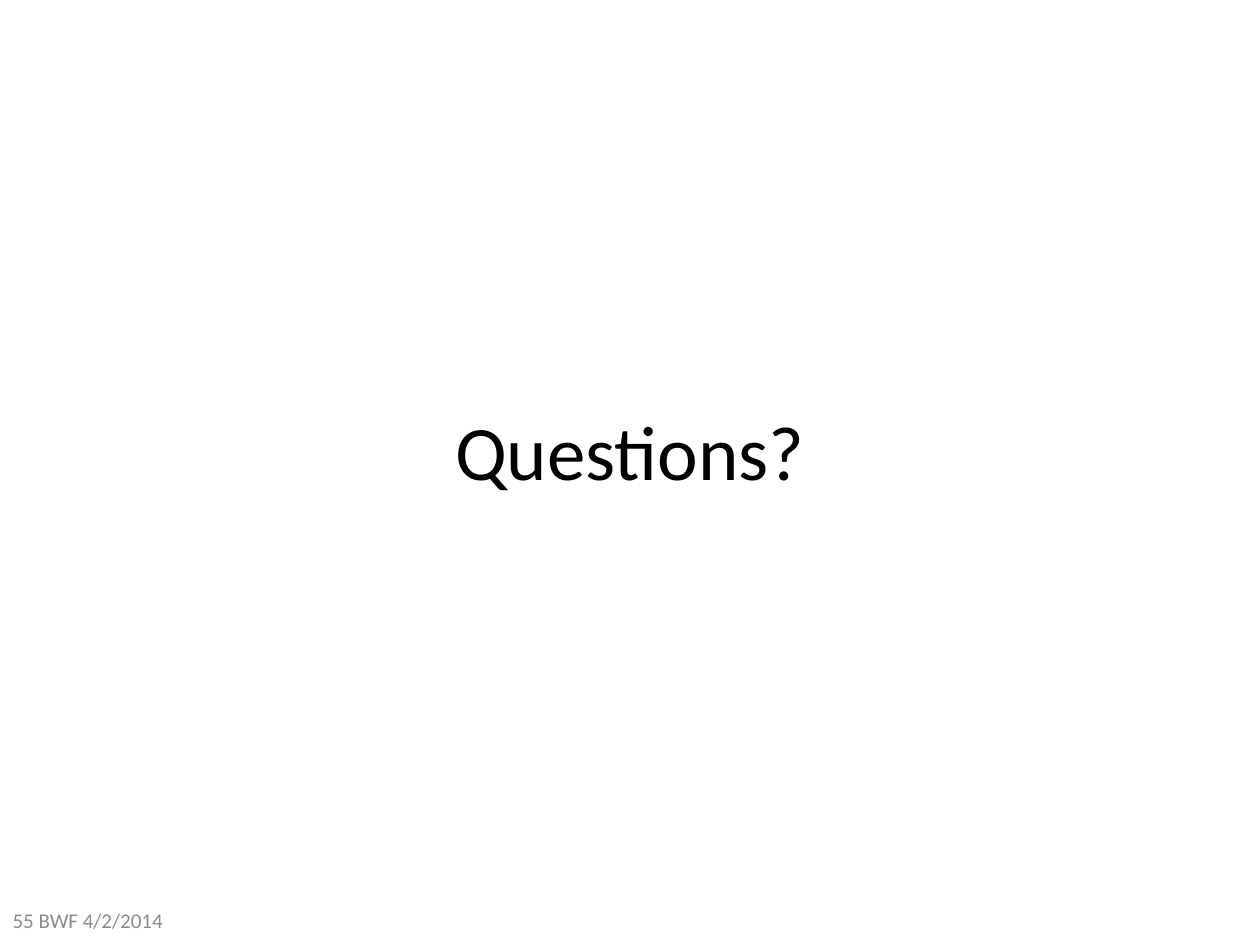
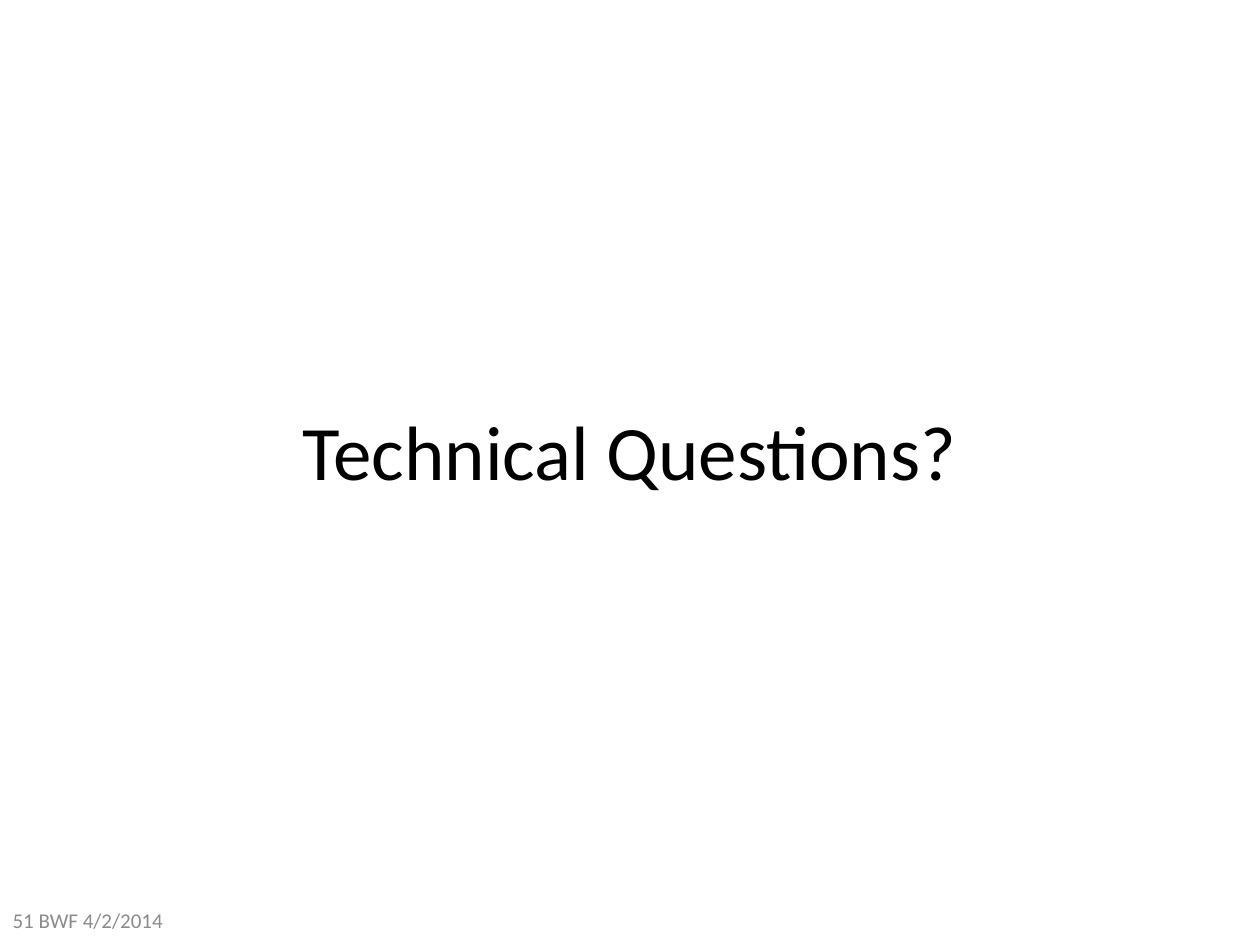
Before and after one commit to xianruimeng/comp-fuzzy-ext, a slide deck: slide 51 of constantRate/KeyDerivationWithNegativeUsable.pptx (slide 55 before the commit). Drawn at 1260x945 pixels with LibreOffice and Linux fonts; fonts in the diff are those of the drawing. Boxes give left, top, right and bottom in pixels: in the first picture for what was removed or moved away, otherwise in the second. Text is boxed around its words. In the diff, an @@ line names an element or a change of style, - is before the commit and + after.

```diff
--- a/constantRate/KeyDerivationWithNegativeUsable.pptx
+++ b/constantRate/KeyDerivationWithNegativeUsable.pptx
@@ title at (x1=303, y1=426, x2=956, y2=491): text changed @@
-Questions?
+Technical Questions?
@@ text at (x1=13, y1=913, x2=163, y2=929): text changed @@
-55 BWF 4/2/2014
+51 BWF 4/2/2014
```
Also in this commit, not shown: 19 other slides changed, 3 slides added.
